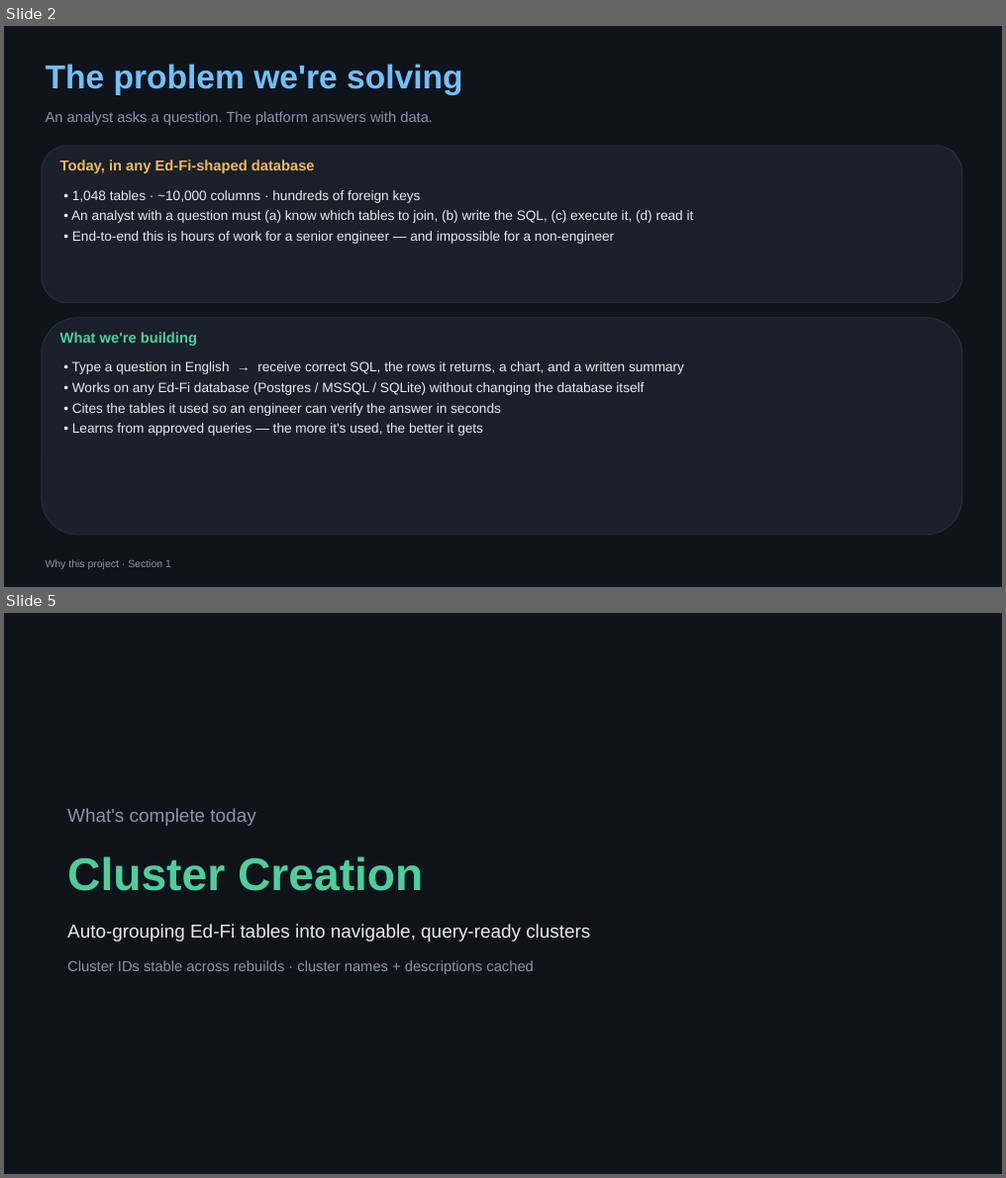
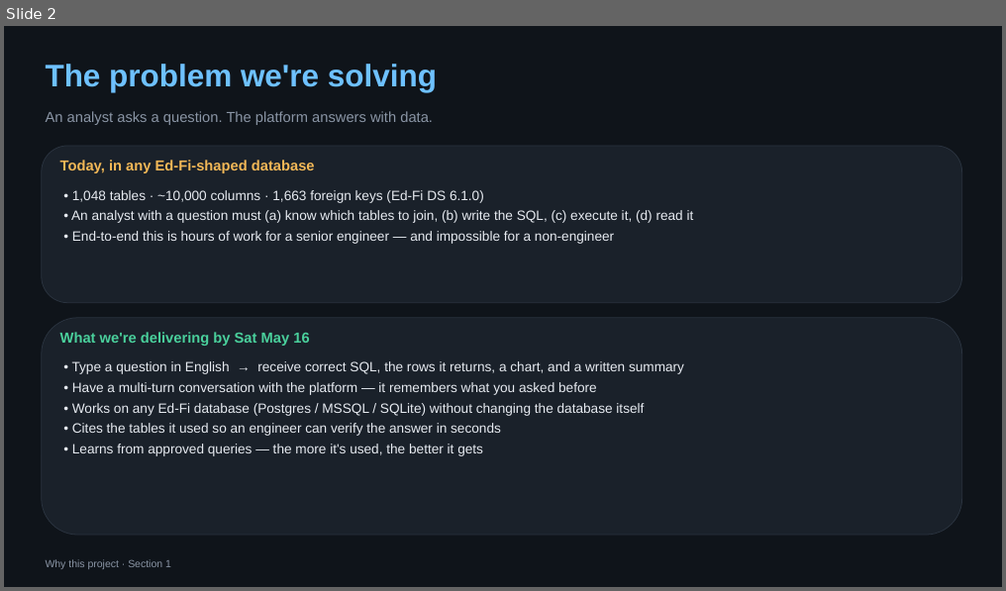
Before and after one commit to bharatmohanthakur/heavy_text2sql, a slide deck: docs/architecture_deck.pptx. Shown one above the other, each under a label of ours: slides 2 and 5 before the commit, slide 2 after it; the slides between them are not shown. The pictures are 1006x1178 and 1006x591 pixels, drawn with LibreOffice and Linux fonts; fonts in the diff are those of the drawing. Boxes give left, top, right and bottom in pixels: in the first picture for what was removed or moved away, otherwise in the second. Text is boxed around its words. In the diff, an @@ line names an element or a change of style, - is before the commit and + after.

```diff
--- a/docs/architecture_deck.pptx
+++ b/docs/architecture_deck.pptx
@@ slide 5 removed at [4, 613, 1002, 1174], background #0F141A @@
@@ text removed at [67, 808, 255, 826] @@
-What's complete today
@@ text removed at [67, 857, 423, 891] @@
-Cluster Creation
@@ text removed at [67, 924, 590, 942] @@
-Auto-grouping Ed-Fi tables into navigable, query-ready clusters
@@ text removed at [67, 960, 533, 974] @@
-Cluster IDs stable across rebuilds · cluster names + descriptions cached
@@ slide 2 changed as well @@
@@ text "The problem we're solving" at [46, 64, 437, 92]: size 32 to 30 pt @@
@@ text at [72, 190, 484, 203]: text changed @@
-• 1,048 tables · ~10,000 columns · hundreds of foreign keys
+• 1,048 tables · ~10,000 columns · 1,663 foreign keys (Ed-Fi DS 6.1.0)
@@ text at [60, 332, 309, 346]: text changed @@
-What we're building
+What we're delivering by Sat May 16
@@ text at [72, 382, 597, 395]: paragraph added @@
+• Have a multi-turn conversation with the platform — it remembers what you asked before
```
Also in this commit, not shown: 3 other slides changed, 18 slides added, 13 other slides removed, 1 other file.
